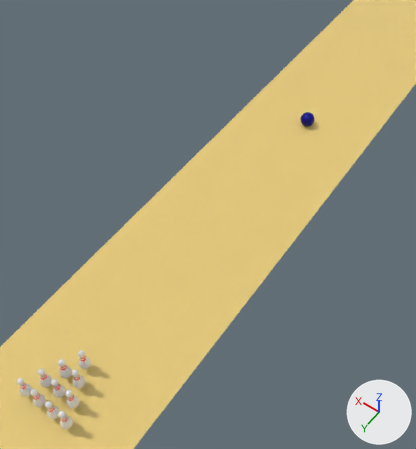
The Blender file blender/BowlingBallAndPins/BowlingSceneAnimated2.blend as it was, and as the next commit left it.
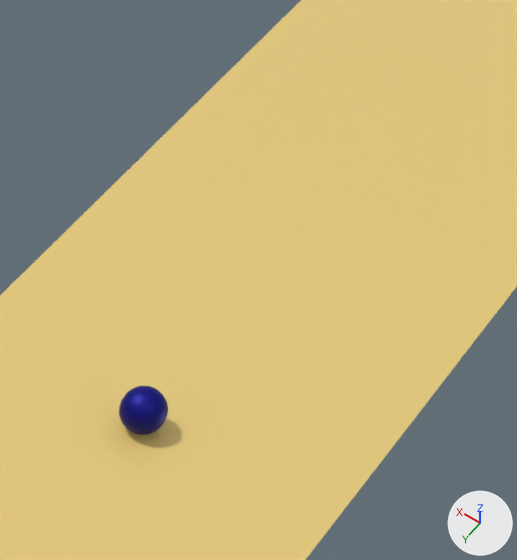
The first picture shows the older version from a camera (50 mm lens) standing at (-2.71, 1.44, 6.15) and looking at (0.24, -2.69, -0.34). The close-ups show both versions on the part from 64% to 100% of the width and 0% to 36% of the height of that picture; other places that the commit changed are outside them. Every picture has the same lights, and +X, +Y and +Z are marked at lower right.

In view in the first close-up: 'Alley', 'BowlingBall'.
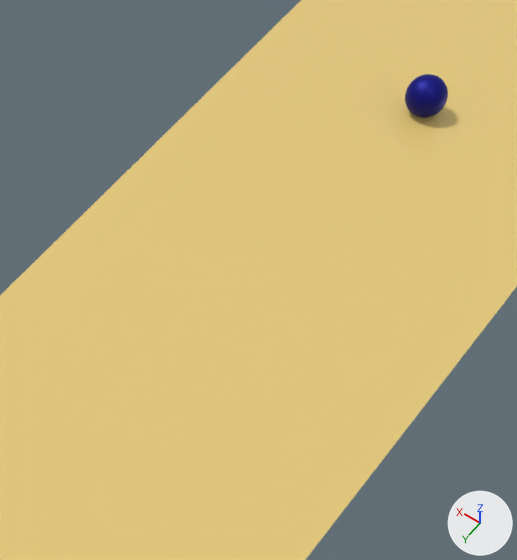
Edits to the scene script, one JSON object a line:
```json
{"op": "set", "path": "ob_bowlingball.location", "old": "(0.0, -5.0, 0.11)", "new": "(0.0, -8.0, 0.11)"}
```

What differs and where, as boxes (x1, y1, x2, y2) in the close-ups (517 x 560 px):
```json
{"object": "BowlingBall", "change": "moved", "before": [119, 386, 168, 435], "after": [405, 74, 448, 118]}
```
